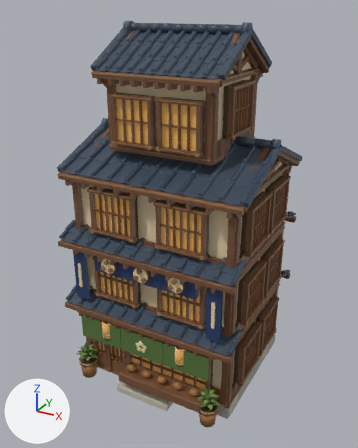
A saved change to the Blender file art/blender-city/models/compact/shop_3/source.blend.
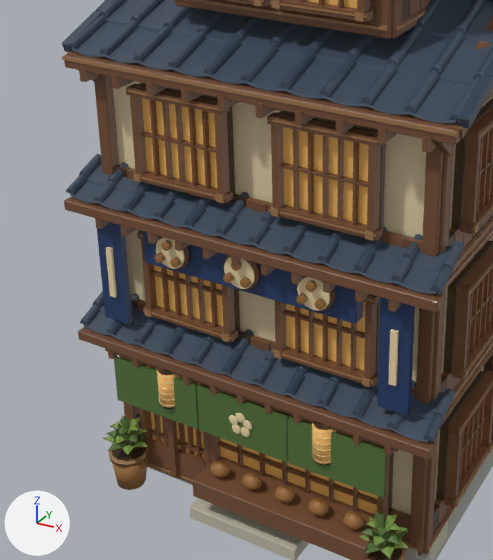
Each version appears first whole from a 50 mm camera at (1.099, -2.028, 1.821) aimed at (-0.001, -0.03, 0.822), and next in a close-up on the part from 8% to 73% of the width and 33% to 92% of the height. The axes (+X, +Y, +Z) are drawn at lower left. The lights are the same throughout. The older version's two pictures come first.

Objects in the first close-up: 'compact_shop_3_geometry'.
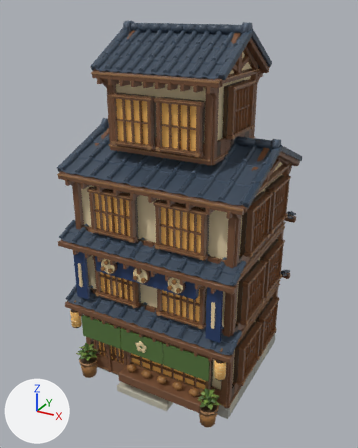
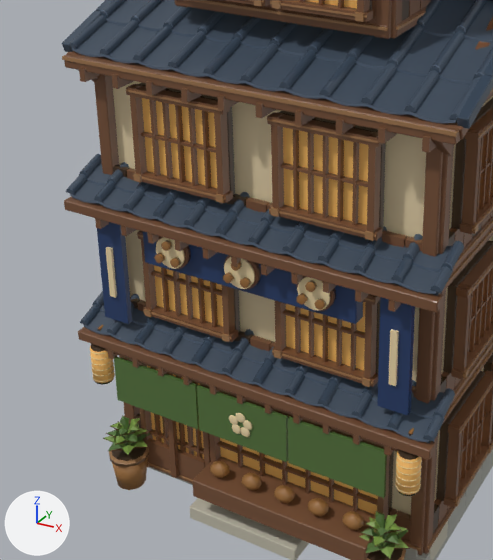
Changed parts and their boxes (x1, y1, x2, y2) in the close-ups (493 x 560 px; the box of a moved part takes in the faces that stretch with it):
```json
{"part": 1, "of": "me_compact_shop_3_mesh", "change": "moved or reshaped", "before": [157, 369, 180, 408], "after": [90, 346, 114, 383]}
{"part": 2, "of": "me_compact_shop_3_mesh", "change": "moved or reshaped", "before": [161, 405, 174, 409], "after": [96, 378, 114, 385]}
{"part": 3, "of": "me_compact_shop_3_mesh", "change": "moved or reshaped", "before": [158, 369, 172, 375], "after": [91, 344, 105, 352]}
{"part": 4, "of": "me_compact_shop_3_mesh", "change": "moved or reshaped", "before": [312, 407, 337, 466], "after": [395, 428, 422, 496]}
{"part": 5, "of": "me_compact_shop_3_mesh", "change": "moved or reshaped", "before": [157, 373, 180, 401], "after": [90, 351, 114, 376]}
```

Scene script edits in JSON lines:
```json
{"block": "me_compact_shop_3_mesh", "where": "me_compact_shop_3_mesh.from_pydata(...)  # 24848 vertices, 15936 faces; spans x -0.48..0.48, y -0.45..0.45, z 0.0..1.76"}
{"block": "me_compact_shop_3_mesh", "where": "# used by ob_compact_shop_3_geometry; parent = ob_compact_shop_3; location = (0.0, 0.0, 0.0)"}
{"block": "me_compact_shop_3_mesh", "change": "me_compact_shop_3_mesh part 1: the loose piece of 24 vertices spanning x -0.23..-0.18, y -0.42..-0.37, z 0.3..0.39 is moved by (-0.2, 0.0, 0.0)"}
{"block": "me_compact_shop_3_mesh", "change": "me_compact_shop_3_mesh part 2: the loose piece of 24 vertices spanning x -0.23..-0.18, y -0.42..-0.37, z 0.3..0.31 is moved by (-0.2, 0.0, 0.0)"}
{"block": "me_compact_shop_3_mesh", "change": "me_compact_shop_3_mesh part 3: the loose piece of 24 vertices spanning x -0.23..-0.18, y -0.42..-0.37, z 0.39..0.4 is moved by (-0.2, 0.0, 0.0)"}
{"block": "me_compact_shop_3_mesh", "change": "me_compact_shop_3_mesh part 4: 680 of the vertices in x 0.18..0.23, y -0.42..-0.33, z 0.3..0.45 are moved by (0.2, 0.0, 0.0)"}
{"block": "me_compact_shop_3_mesh", "change": "me_compact_shop_3_mesh part 5: 424 of the vertices in x -0.23..-0.18, y -0.42..-0.37, z 0.32..0.39 are moved by (-0.2, 0.0, 0.0)"}
```
